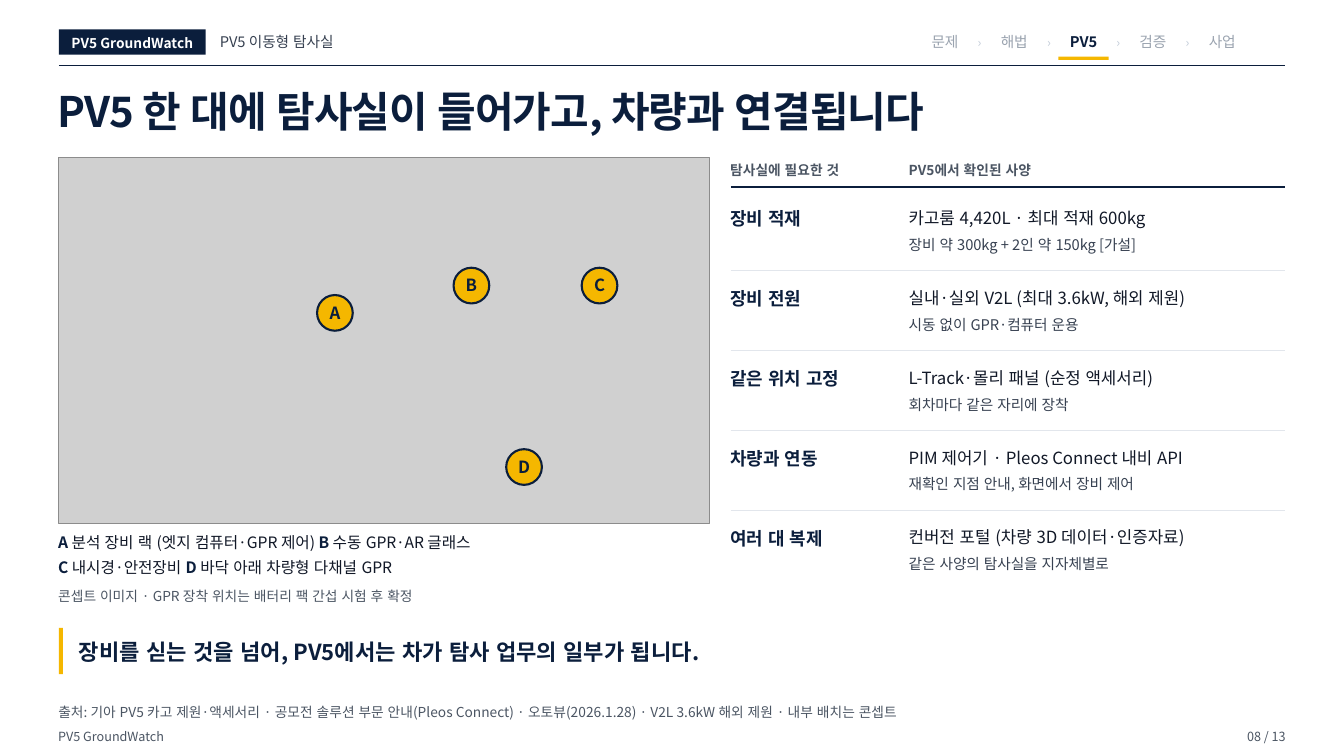
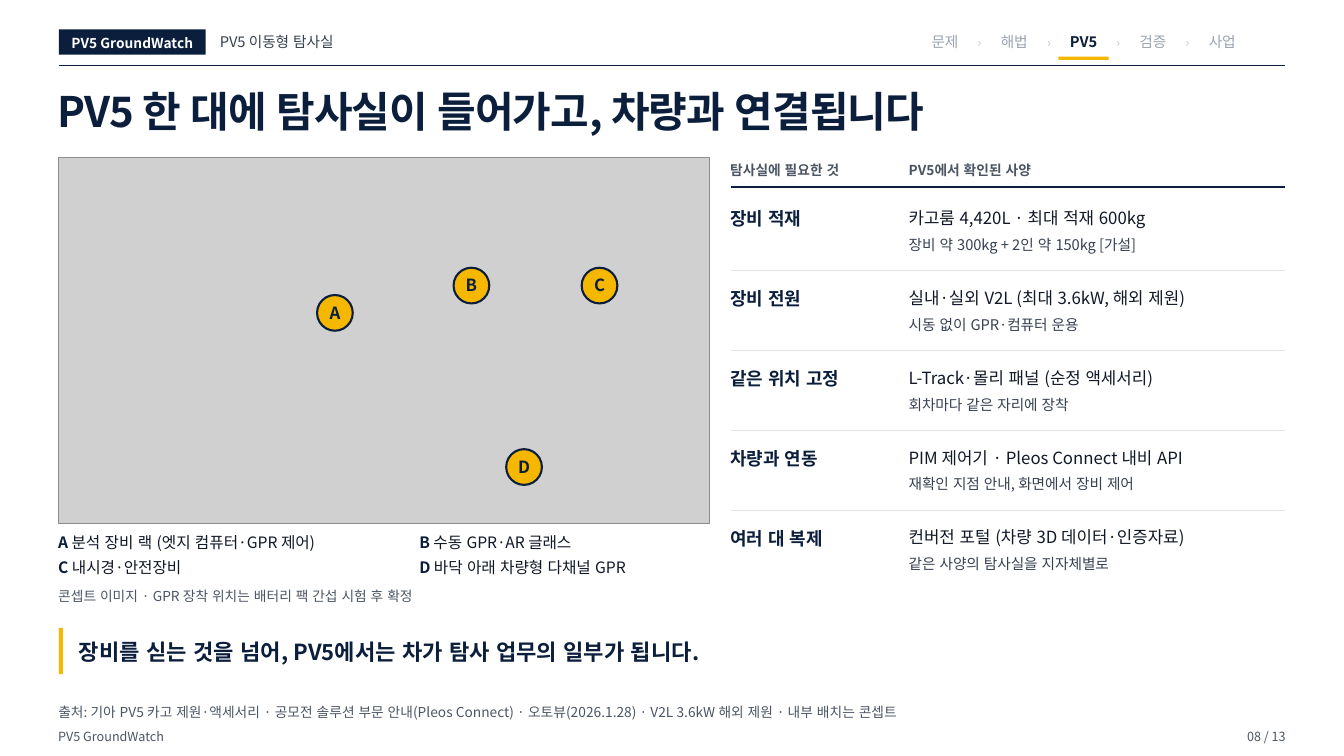
Before and after one commit to woojin-choe/pv5-hose-lab, a slide deck: slide 8 of ppt_all/PV5_GroundWatch_10_22.pptx. Drawn at 1344x756 pixels with LibreOffice and Linux fonts; fonts in the diff are those of the drawing; grey boxes stand for pictures. Boxes give left, top, right and bottom in pixels: in the first picture for what was removed or moved away, otherwise in the second. Text is boxed around its words. In the diff, an @@ line names an element or a change of style, - is before the commit and + after.

```diff
--- a/ppt_all/PV5_GroundWatch_10_22.pptx
+++ b/ppt_all/PV5_GroundWatch_10_22.pptx
@@ text at [58, 535, 315, 551]: text changed @@
-A 분석 장비 랙 (엣지 컴퓨터·GPR 제어) B 수동 GPR·AR 글래스
+A 분석 장비 랙 (엣지 컴퓨터·GPR 제어)
@@ text added at [419, 535, 571, 550], 11.2 pt, text #111827 @@
+B 수동 GPR·AR 글래스
@@ text added at [58, 560, 181, 575], 11.2 pt, text #111827 @@
+C 내시경·안전장비
@@ text at [419, 560, 626, 575]: text changed @@
-C 내시경·안전장비 D 바닥 아래 차량형 다채널 GPR
+D 바닥 아래 차량형 다채널 GPR
```
Also in this commit, not shown: 1 other slide changed, 4 other files.
